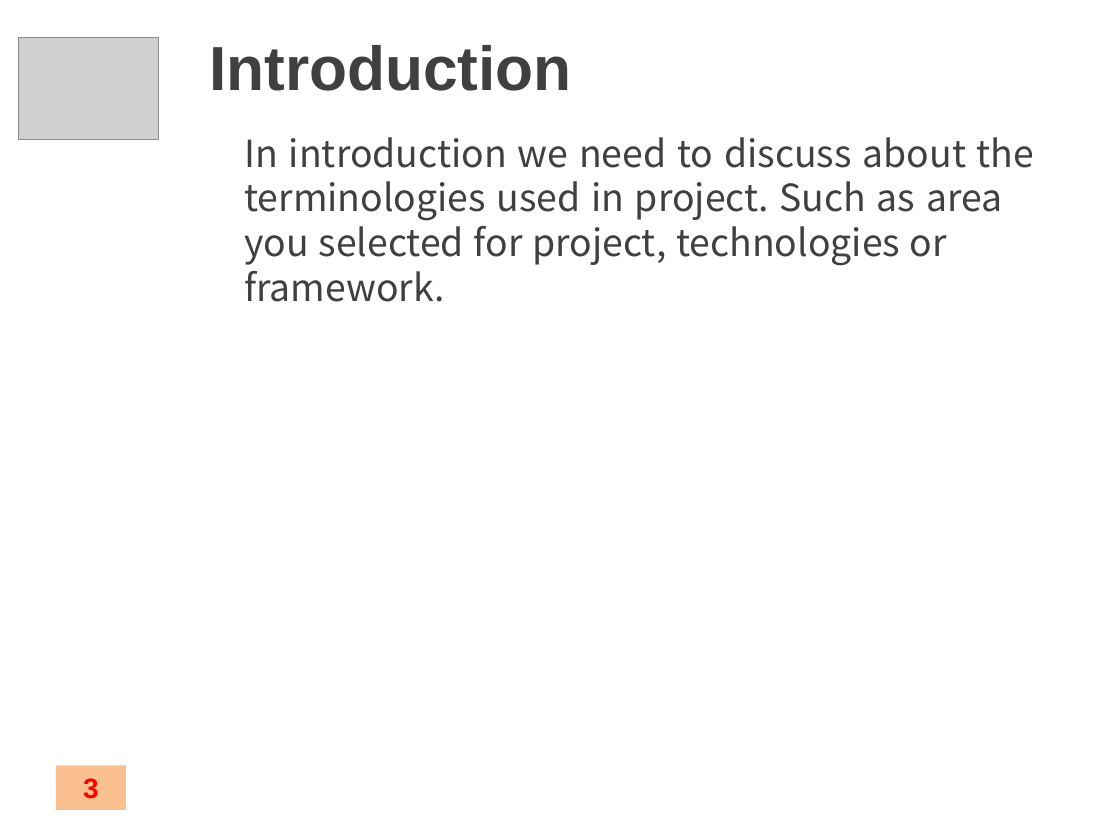
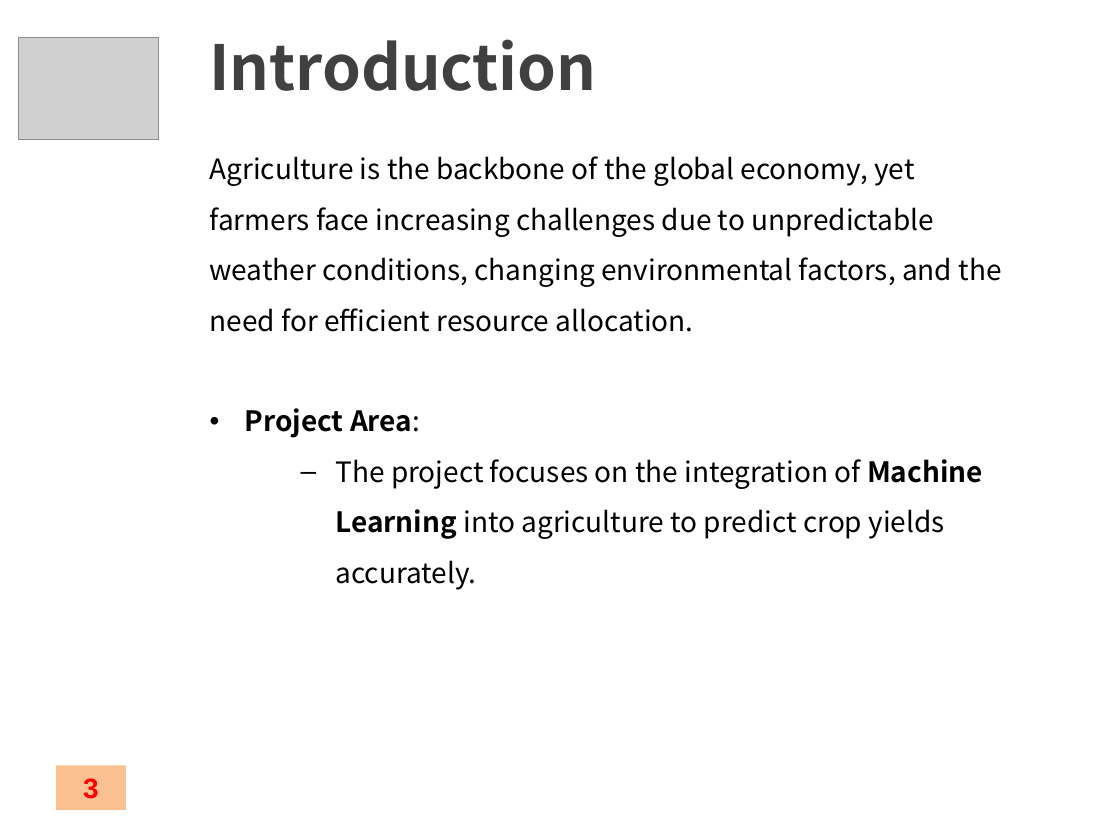
Before and after one commit to sumankrsaurabh/Crop-Yied-Prediction, a slide deck: slide 3 of Minor Project Presentation Template (1).pptx. Drawn at 1120x840 pixels with LibreOffice and Linux fonts; fonts in the diff are those of the drawing; grey boxes stand for pictures; background and template pictures are left out. Boxes give left, top, right and bottom in pixels: in the first picture for what was removed or moved away, otherwise in the second. Text is boxed around its words. In the diff, an @@ line names an element or a change of style, - is before the commit and + after.

```diff
--- a/Minor Project Presentation Template (1).pptx
+++ b/Minor Project Presentation Template (1).pptx
@@ title "Introduction" at (x1=209, y1=39, x2=596, y2=91): font Arial to Noto Sans CJK KR @@
@@ text removed at (x1=244, y1=137, x2=1034, y2=302) @@
-In introduction we need to discuss about the terminologies used in project. Such as area you selected for project, technologies or framework.
@@ text added at (x1=210, y1=156, x2=1002, y2=590), 18 pt, text #000000 @@
+Agriculture is the backbone of the global economy, yet farmers face increasing challenges due to unpredictable weather conditions, changing environmental factors, and the need for efficient resource allocation.
+• Project Area:
+  – The project focuses on the integration of Machine Learning into agriculture to predict crop yields accurately.
```
Also in this commit, not shown: 7 other slides changed, 1 slide added, 1 slide removed, 3 other files.
